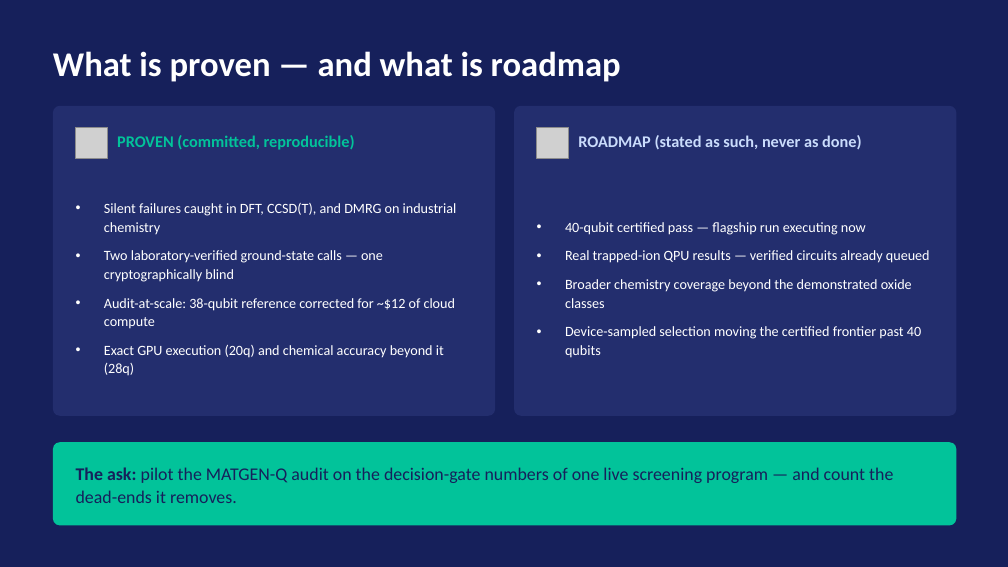
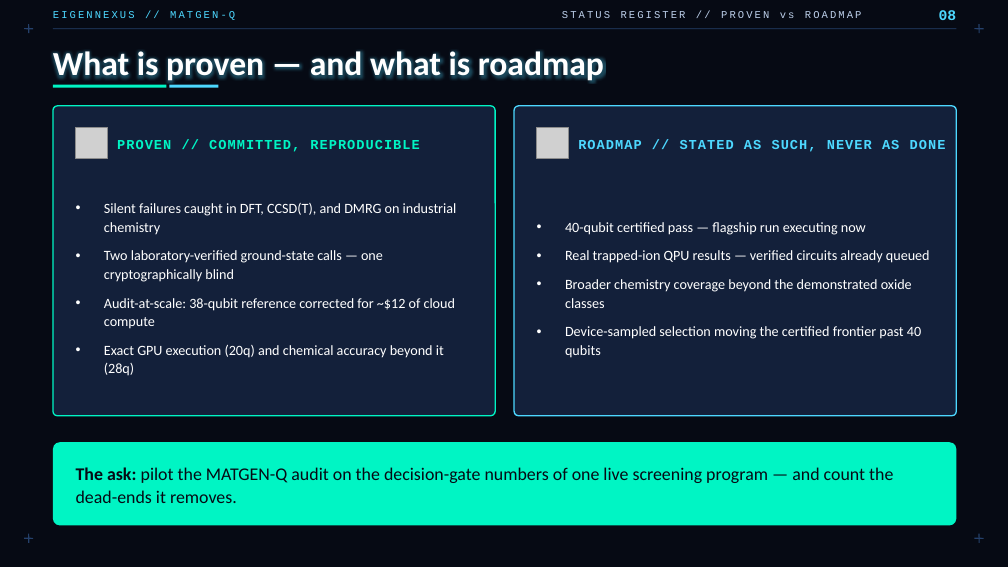
Before and after one commit to christianmetzl/potomac_advancedmaterials, a slide deck: slide 8 of docs/MATGENQ_Audit_CxO.pptx. Drawn at 1008x567 pixels with LibreOffice and Linux fonts; fonts in the diff are those of the drawing; grey boxes stand for pictures. Boxes give left, top, right and bottom in pixels: in the first picture for what was removed or moved away, otherwise in the second. Text is boxed around its words. In the diff, an @@ line names an element or a change of style, - is before the commit and + after.

```diff
--- a/docs/MATGENQ_Audit_CxO.pptx
+++ b/docs/MATGENQ_Audit_CxO.pptx
@@ background #16205B to #060A14 @@
@@ line added from (24, 29) to (33, 29), #24406B 1 pt @@
@@ line added from (29, 24) to (29, 33), #24406B 1 pt @@
@@ text added at [53,11,235,20], 10 pt, text #4DD8FF @@
+EIGENNEXUS // MATGEN-Q
@@ line added from (53, 29) to (957, 29), #24406B 0.75 pt @@
@@ text added at [562,11,862,18], 10 pt, text #BCCFEA @@
+STATUS REGISTER // PROVEN vs ROADMAP
@@ text added at [939,10,957,20], 14 pt, text #4DD8FF, bold @@
+08
@@ line added from (975, 29) to (984, 29), #24406B 1 pt @@
@@ line added from (979, 24) to (979, 33), #24406B 1 pt @@
@@ text "What is proven — and ..." at [53,48,604,84]: size 33 to 32 pt @@
@@ rectangle added at [53,85,166,88], fill #00F5C4 @@
@@ rectangle added at [169,85,219,88], fill #4DD8FF @@
@@ rounded rectangle at [53,106,495,416]: fill #232E6E to #13203A; outline none to #00F5C4 1.25 pt; proportions changed @@
@@ rounded rectangle at [514,106,957,416]: fill #232E6E to #13203A; outline none to #4DD8FF 1.25 pt; proportions changed @@
@@ text at [117,140,419,152]: text changed; size 15.5 to 13 pt; font Calibri to Courier New; text colour #02C39A to #00F5C4 @@
-PROVEN (committed, reproducible)
+PROVEN // COMMITTED, REPRODUCIBLE
@@ text at [578,140,946,152]: text changed; size 15.5 to 13 pt; font Calibri to Courier New; text colour #CADCFC to #4DD8FF @@
-ROADMAP (stated as such, never as done)
+ROADMAP // STATED AS SUCH, NEVER AS DONE
@@ rounded rectangle at [53,442,957,526]: fill #02C39A to #00F5C4 @@
@@ text "The ask: pilot the MATGEN-Q ..." at [76,467,893,503]: text colour #16205B to #060A14 @@
@@ line added from (24, 538) to (33, 538), #24406B 1 pt @@
@@ line added from (29, 534) to (29, 543), #24406B 1 pt @@
@@ line added from (975, 538) to (984, 538), #24406B 1 pt @@
@@ line added from (979, 534) to (979, 543), #24406B 1 pt @@
```
Also in this commit, not shown: 7 other slides changed.
